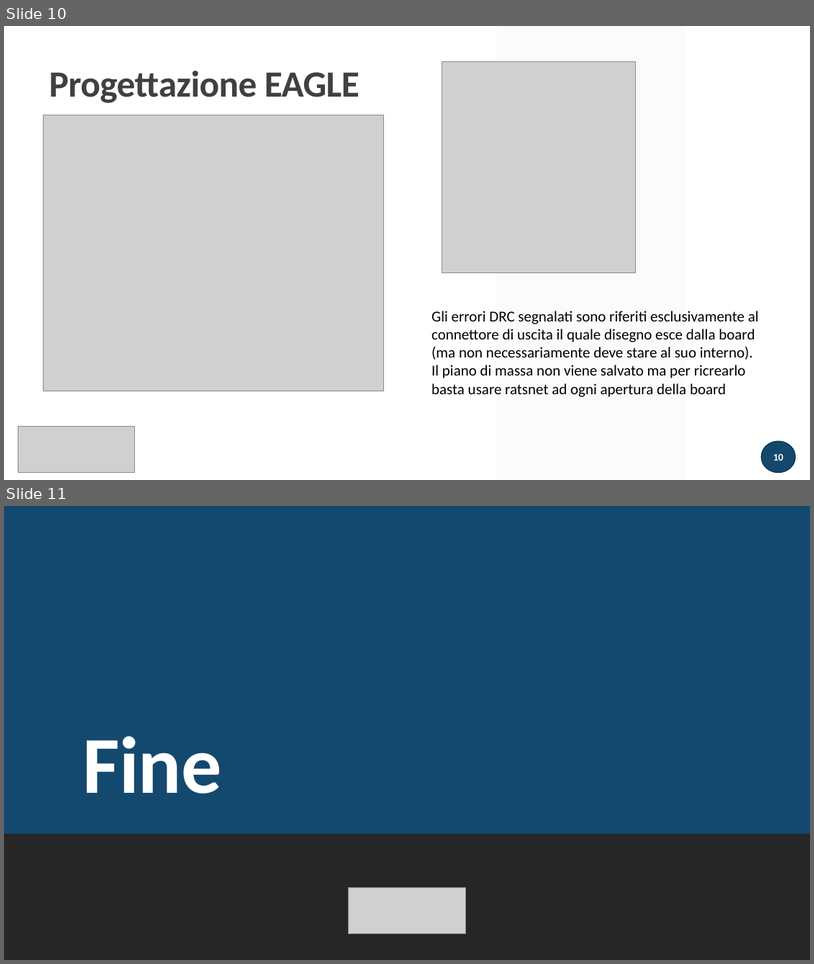
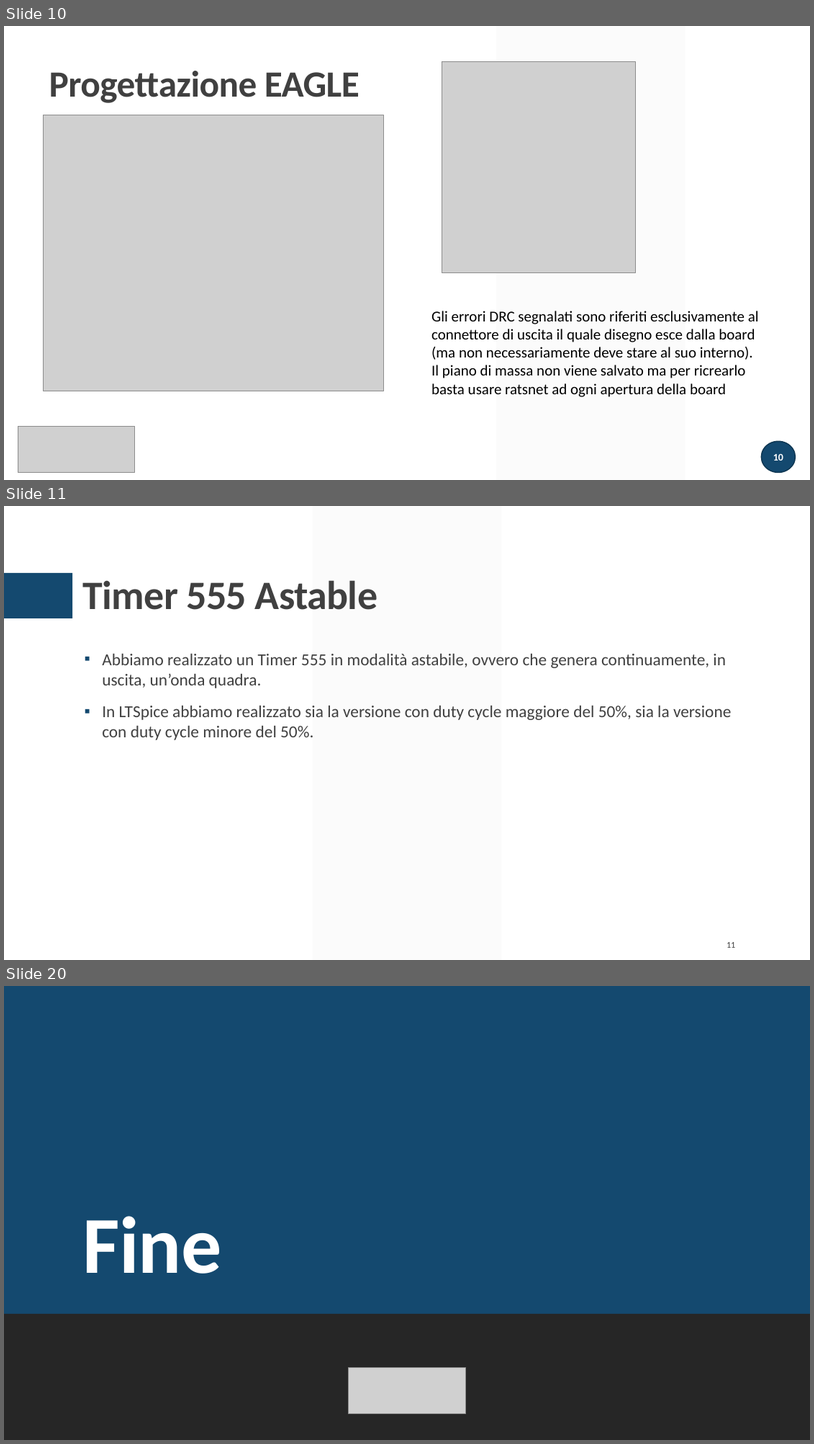
Before and after one commit to greco-salvatore/LTSpice, a slide deck: presentazione/presentazione.pptx. Shown one above the other, each under a label of ours: slides 10 and 11 before the commit, slides 10, 11 and 20 after it; the slides between them are not shown. The pictures are 814x964 and 814x1444 pixels, drawn with LibreOffice and Linux fonts; fonts in the diff are those of the drawing; grey boxes stand for pictures. Boxes give left, top, right and bottom in pixels: in the first picture for what was removed or moved away, otherwise in the second. Text is boxed around its words. In the diff, an @@ line names an element or a change of style, - is before the commit and + after.

```diff
--- a/presentazione/presentazione.pptx
+++ b/presentazione/presentazione.pptx
@@ slide 11 added at box(4, 506, 810, 960), background #FFFFFF; not listed: 2 template elements that a slide beside it also shows @@
@@ title added at box(82, 580, 378, 610), 48 pt, text #404040, bold @@
+Timer 555 Astable
@@ text added at box(102, 654, 731, 740), 20 pt, text #404040 @@
+▪ Abbiamo realizzato un Timer 555 in modalità astabile, ovvero che genera continuamente, in uscita, un’onda quadra.
+▪ In LTSpice abbiamo realizzato sia la versione con duty cycle maggiore del 50%, sia la versione con duty cycle minore del 50%.
@@ page number added at box(727, 942, 736, 947), 10.5 pt, text #404040 @@
+11
@@ what was slide 11 is now slide 20 @@
```
Also in this commit, not shown: 2 slides changed, 8 other slides added.
